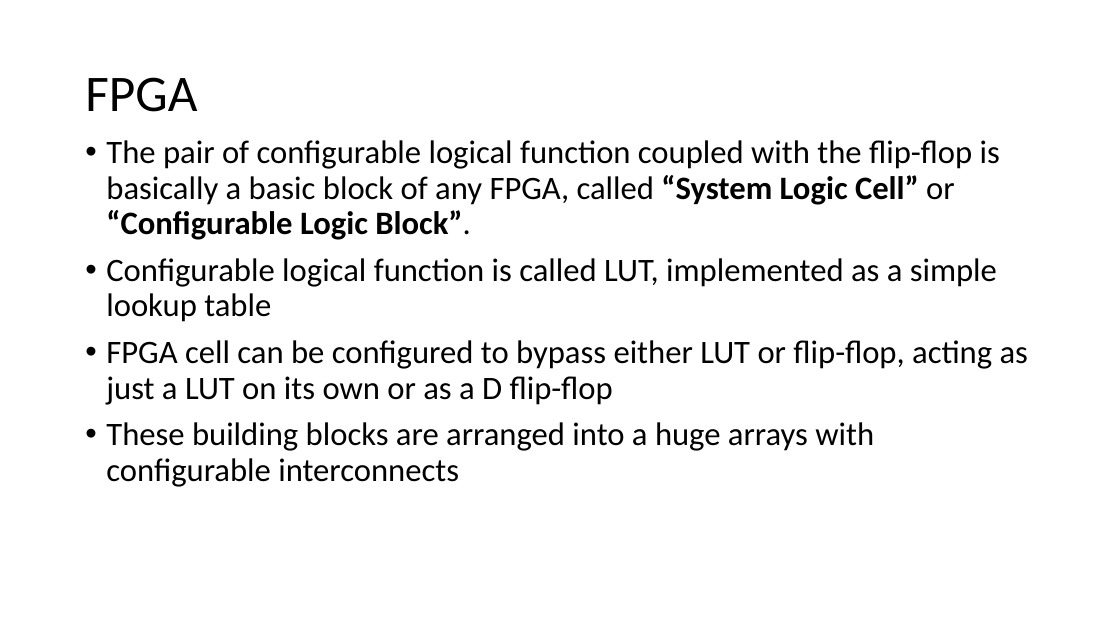
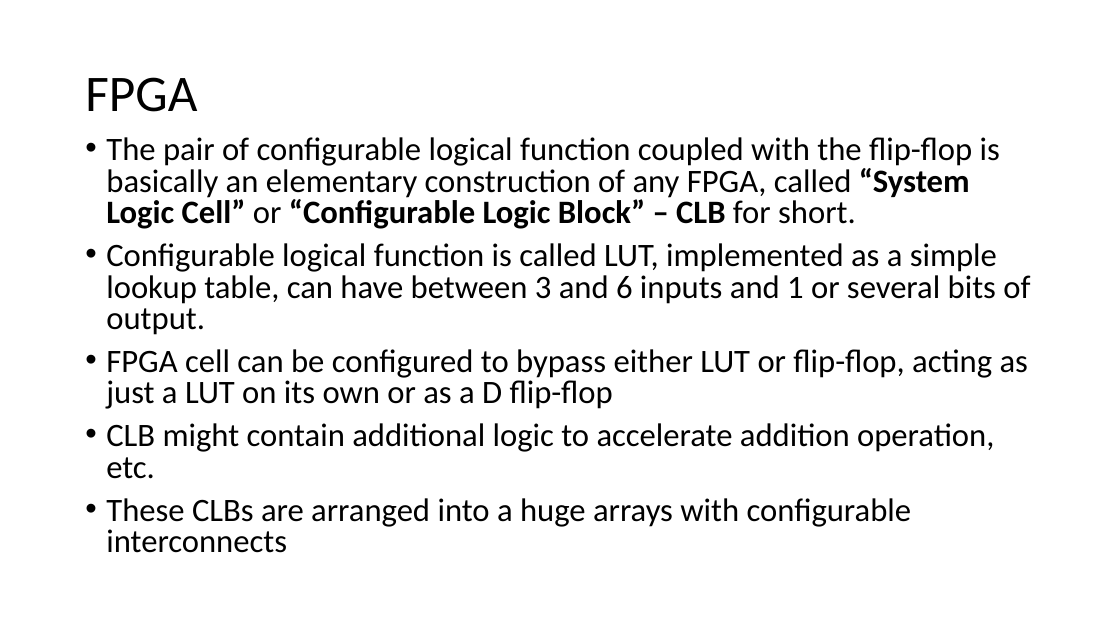
Before and after one commit to quarck/vhdl_intro, a slide deck: slide 55 of part2.pptx. Drawn at 1120x630 pixels with LibreOffice and Linux fonts; fonts in the diff are those of the drawing. Boxes give left, top, right and bottom in pixels: in the first picture for what was removed or moved away, otherwise in the second. Text is boxed around its words. In the diff, an @@ line names an element or a change of style, - is before the commit and + after.

```diff
--- a/part2.pptx
+++ b/part2.pptx
@@ text at box(106, 137, 1030, 335): text changed @@
-• The pair of configurable logical function coupled with the flip-flop is basically a basic block of any FPGA, called “System Logic Cell” or “Configurable Logic Block”.
-• Configurable logical function is called LUT, implemented as a simple lookup table
+• The pair of configurable logical function coupled with the flip-flop is basically an elementary construction of any FPGA, called “System Logic Cell” or “Configurable Logic Block” – CLB for short.
+• Configurable logical function is called LUT, implemented as a simple lookup table, can have between 3 and 6 inputs and 1 or several bits of output.
@@ text at box(106, 349, 1028, 409): line spacing 0.9 to 0.8 @@
@@ text at box(106, 423, 994, 553): text changed @@
-• These building blocks are arranged into a huge arrays with configurable interconnects
+• CLB might contain additional logic to accelerate addition operation, etc.
+• These CLBs are arranged into a huge arrays with configurable interconnects
```
Also in this commit, not shown: 4 other slides changed, 7 slides added, 1 other file.
